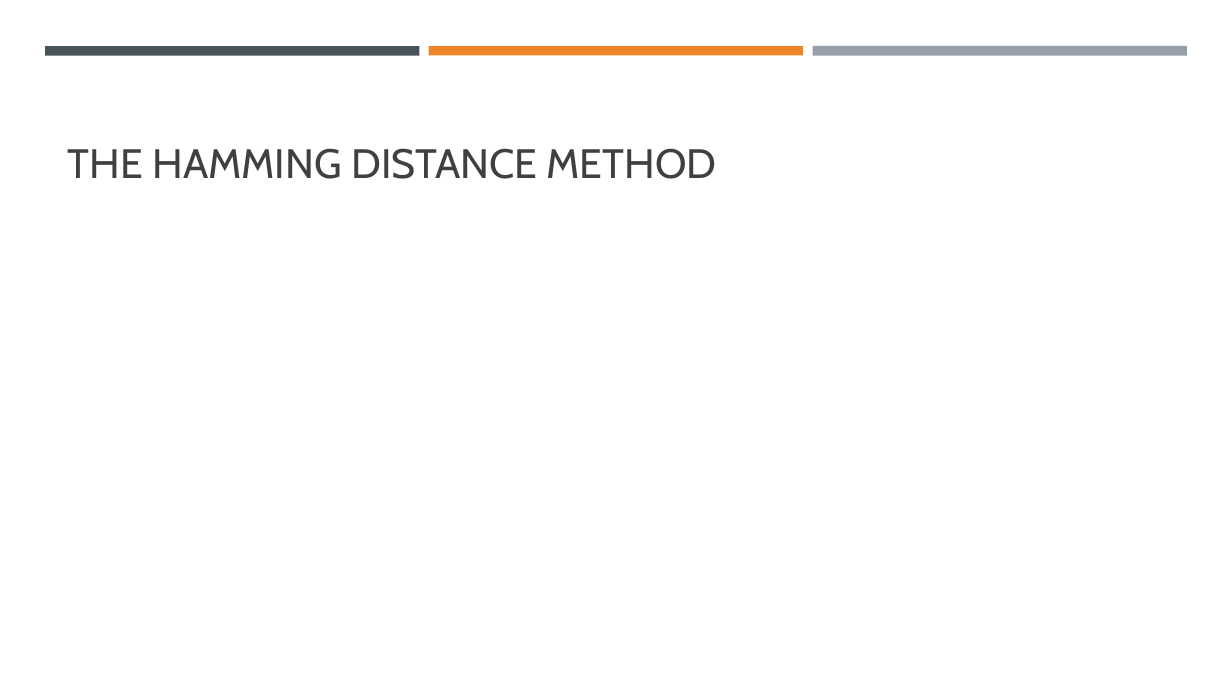
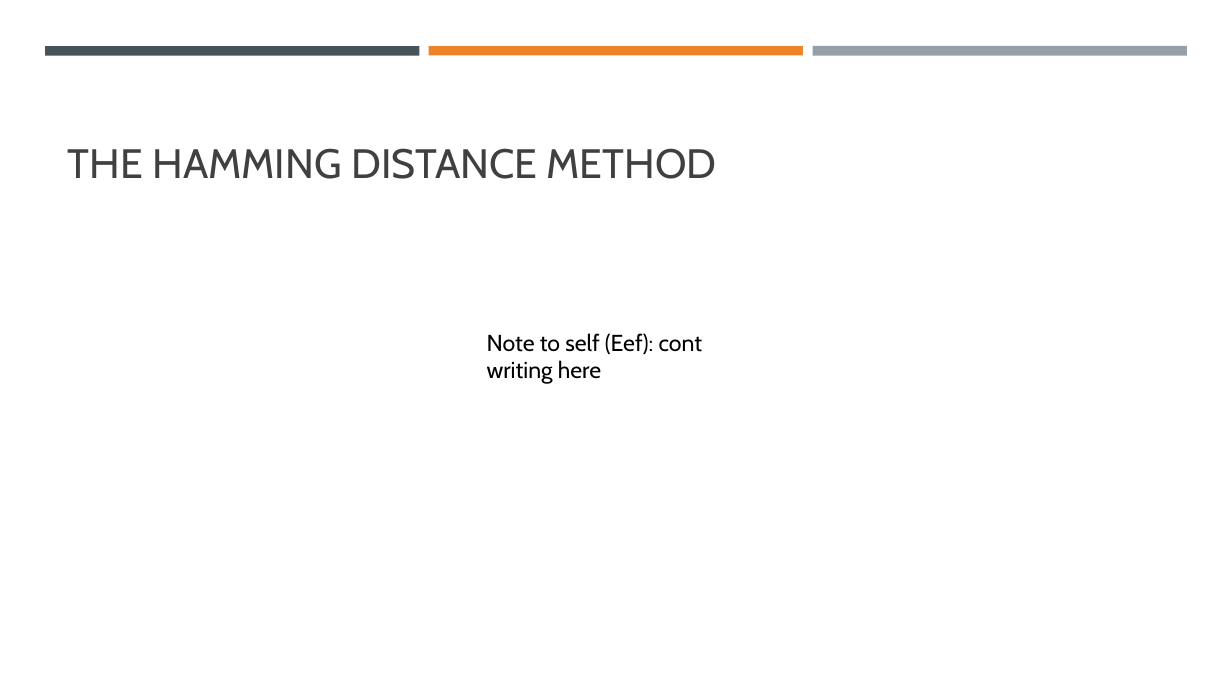
Before and after one commit to willjbourne/L2-Practical-Course, a slide deck: slide 5 of L2 Design Submission/Presentation.pptx. Drawn at 1232x693 pixels with LibreOffice and Linux fonts; fonts in the diff are those of the drawing. Boxes give left, top, right and bottom in pixels: in the first picture for what was removed or moved away, otherwise in the second. Text is boxed around its words. In the diff, an @@ line names an element or a change of style, - is before the commit and + after.

```diff
--- a/L2 Design Submission/Presentation.pptx
+++ b/L2 Design Submission/Presentation.pptx
@@ text added at <box>487,333,703,384</box>, 18 pt, text #000000 @@
+Note to self (Eef): cont writing here
```
Also in this commit, not shown: 2 other slides changed, 1 slide added, 1 slide removed, 7 other files.
